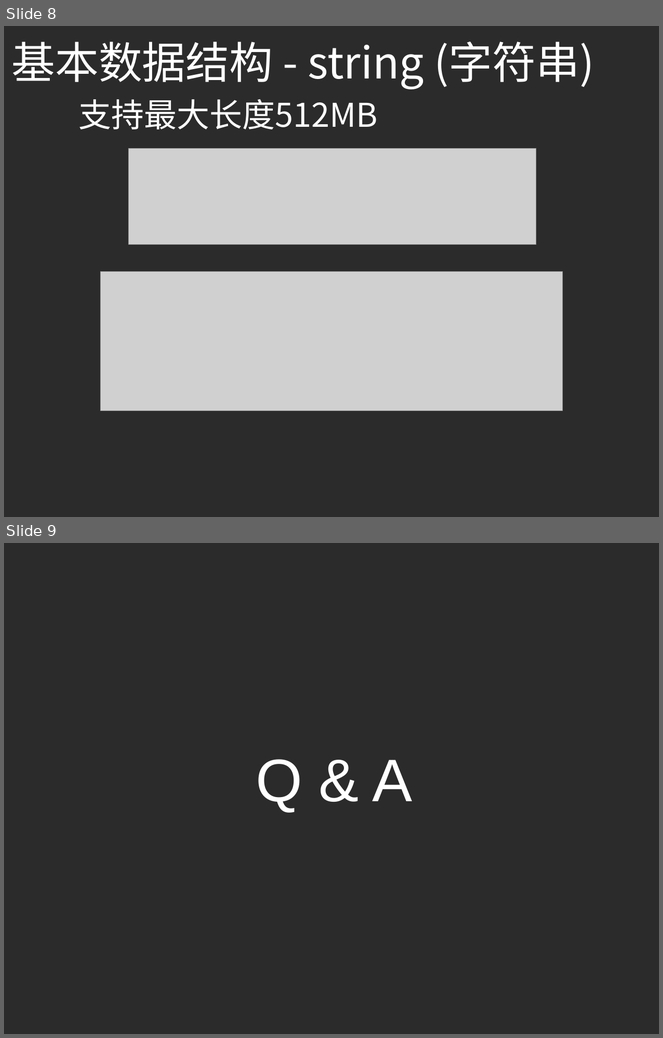
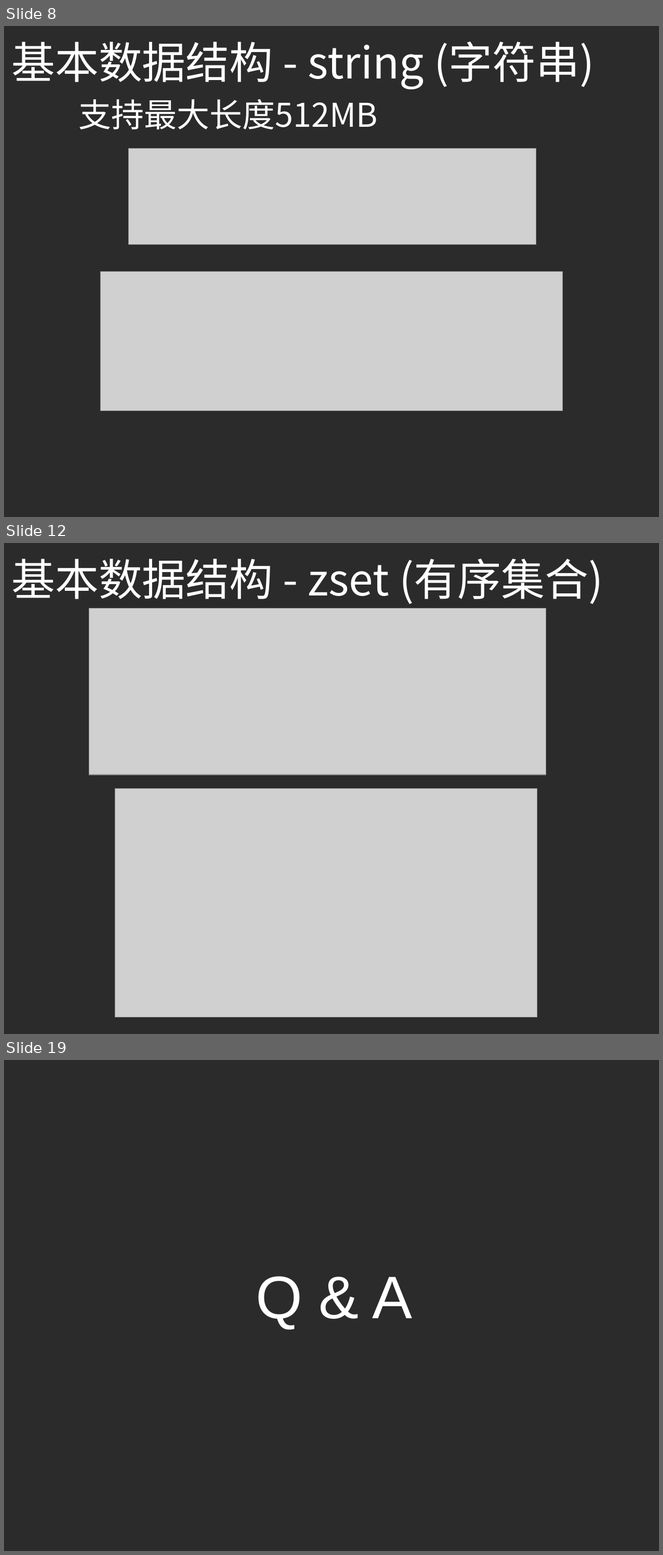
Before and after one commit to yellowb/redis-application-sharing, a slide deck: doc/SD_EP01_Redis_Adv_Application.pptx. Shown one above the other, each under a label of ours: slides 8 and 9 before the commit, slides 8, 12 and 19 after it; the slides between them are not shown. The pictures are 663x1038 and 663x1555 pixels, drawn with LibreOffice and Linux fonts; fonts in the diff are those of the drawing; grey boxes stand for pictures; background and template pictures are left out; a plain dark background stands for a picture behind light text. Boxes give left, top, right and bottom in pixels: in the first picture for what was removed or moved away, otherwise in the second. Text is boxed around its words. In the diff, an @@ line names an element or a change of style, - is before the commit and + after.

```diff
--- a/doc/SD_EP01_Redis_Adv_Application.pptx
+++ b/doc/SD_EP01_Redis_Adv_Application.pptx
@@ slide 12 added at [4,543,659,1034], background picture (left out) @@
@@ text added at [11,559,604,604], 48 pt, text #FFFFFF @@
+基本数据结构 - zset (有序集合)
@@ picture added at [89,608,546,775] @@
@@ picture added at [115,788,538,1017] @@
@@ what was slide 9 is now slide 19 @@
```
Also in this commit, not shown: 9 other slides added.
